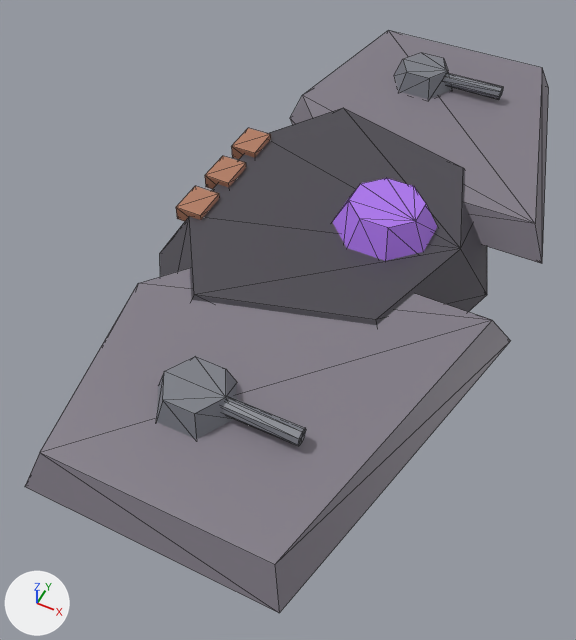
The glTF model play/polarity-shmup/assets/craft/furnace_iris/furnace_iris.glb: old version first, new version second.
The view is the same before and after, from a 50 mm lens placed at (21.2, -60.9, 60.5), pointed at (-4.2, -10.2, -2.9). Lighting does not change. The marker at lower left points along +X, +Y and +Z. The older version comes first. Mesh edges are drawn as thin lines. Vertices at exactly the same position are counted once.
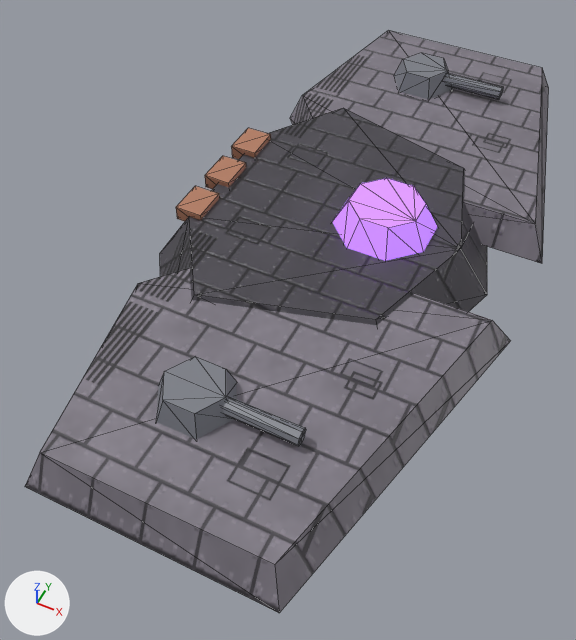
Location of each change, [x1, y1, x2, y2] in pixels of the pictures (576 x 640 px):
```json
{"object": "Mesh_0", "change": "surface changed", "before": [160, 108, 487, 322], "after": [160, 108, 487, 322]}
{"object": "Mesh_1", "change": "recoloured, surface changed", "before": [332, 178, 437, 261], "after": [332, 178, 437, 261], "on screen": "lighter"}
{"part": 2, "of": "me_mesh_2", "change": "surface changed", "before": [25, 268, 510, 613], "after": [25, 268, 510, 613]}
{"part": 3, "of": "me_mesh_3", "change": "surface changed", "before": [291, 31, 548, 264], "after": [291, 31, 548, 264]}
```

The change, as JSON lines over the scene's bpy script:
```json
{"op": "add", "block": "img_image_5", "code": ["img_image_5 = load_image('Image_5', '_unpacked/Image_5', 1024, 1024, 'Non-Color')"]}
{"op": "add", "block": "img_image_4", "code": ["img_image_4 = load_image('Image_4', '_unpacked/Image_4', 1024, 1024, 'sRGB')"]}
{"op": "add", "block": "img_image_2", "code": ["img_image_2 = load_image('Image_2', '_unpacked/Image_2', 1024, 1024, 'sRGB')"]}
{"op": "add", "block": "img_image_3", "code": ["img_image_3 = load_image('Image_3', '_unpacked/Image_3', 1024, 1024, 'Non-Color')"]}
{"op": "add", "block": "img_image_0", "code": ["img_image_0 = load_image('Image_0', '_unpacked/Image_0', 1024, 1024, 'sRGB')"]}
{"op": "add", "block": "img_image_1", "code": ["img_image_1 = load_image('Image_1', '_unpacked/Image_1', 1024, 1024, 'Non-Color')"]}
{"block": "mat_hull", "change": "nodes: BsdfPrincipled, OutputMaterial"}
{"block": "mat_hull", "change": "colours: dark grey #4b4850"}
{"block": "mat_hull", "change": "nodes: BsdfPrincipled, Mix, NormalMap, OutputMaterial, TexImage x2"}
{"block": "mat_hull", "change": "colours: dark grey #514e56"}
{"block": "mat_hull", "change": "uses the picture img_image_0"}
{"block": "mat_hull", "change": "uses the picture img_image_1"}
{"op": "add", "block": "mat_core", "code": "mat_core.emission_color = (0.357, 0.153, 0.723)  # purple #a16ddd"}
{"op": "add", "block": "mat_core", "code": "mat_core.emission_strength = 1.0"}
{"block": "mat_armour_r", "change": "nodes: BsdfPrincipled, OutputMaterial"}
{"block": "mat_armour_r", "change": "colours: grey #817c86"}
{"block": "mat_armour_r", "change": "nodes: BsdfPrincipled, Mix, NormalMap, OutputMaterial, TexImage x2"}
{"block": "mat_armour_r", "change": "colours: grey #8a8590"}
{"block": "mat_armour_r", "change": "uses the picture img_image_2"}
{"block": "mat_armour_r", "change": "uses the picture img_image_3"}
{"block": "mat_armour_l", "change": "nodes: BsdfPrincipled, OutputMaterial"}
{"block": "mat_armour_l", "change": "colours: grey #817c86"}
{"block": "mat_armour_l", "change": "nodes: BsdfPrincipled, Mix, NormalMap, OutputMaterial, TexImage x2"}
{"block": "mat_armour_l", "change": "colours: grey #8a8590"}
{"block": "mat_armour_l", "change": "uses the picture img_image_4"}
{"block": "mat_armour_l", "change": "uses the picture img_image_5"}
{"block": "me_mesh_0", "where": "me_mesh_0.from_pydata(...)  # 14 vertices, 24 faces; spans x -20.0..14.0, y -22.0..22.0, z 0.0..5.0"}
{"block": "me_mesh_0", "where": "# used by ob_mesh_0; location = (0.0, 0.0, 0.0)"}
{"block": "me_mesh_0", "change": "me_mesh_0 part 1: 24 kept faces spanning x -20.0..14.0, y -22.0..22.0, z 0.0..5.0 get new texture (UV) coordinates"}
{"block": "me_mesh_2", "where": "me_mesh_2.from_pydata(...)  # 10 vertices, 16 faces; spans x -18.0..18.0, y -40.0..-6.0, z 1.0..4.6"}
{"block": "me_mesh_2", "where": "# used by ob_mesh_2; location = (0.0, 0.0, 0.0)"}
{"block": "me_mesh_2", "change": "me_mesh_2 part 2: 16 kept faces spanning x -18.0..18.0, y -40.0..-6.0, z 1.0..4.6 get new texture (UV) coordinates"}
{"block": "me_mesh_3", "where": "me_mesh_3.from_pydata(...)  # 10 vertices, 16 faces; spans x -18.0..18.0, y 6.0..40.0, z 1.0..4.6"}
{"block": "me_mesh_3", "where": "# used by ob_mesh_3; location = (0.0, 0.0, 0.0)"}
{"block": "me_mesh_3", "change": "me_mesh_3 part 3: 16 kept faces spanning x -18.0..18.0, y 6.0..40.0, z 1.0..4.6 get new texture (UV) coordinates"}
```
